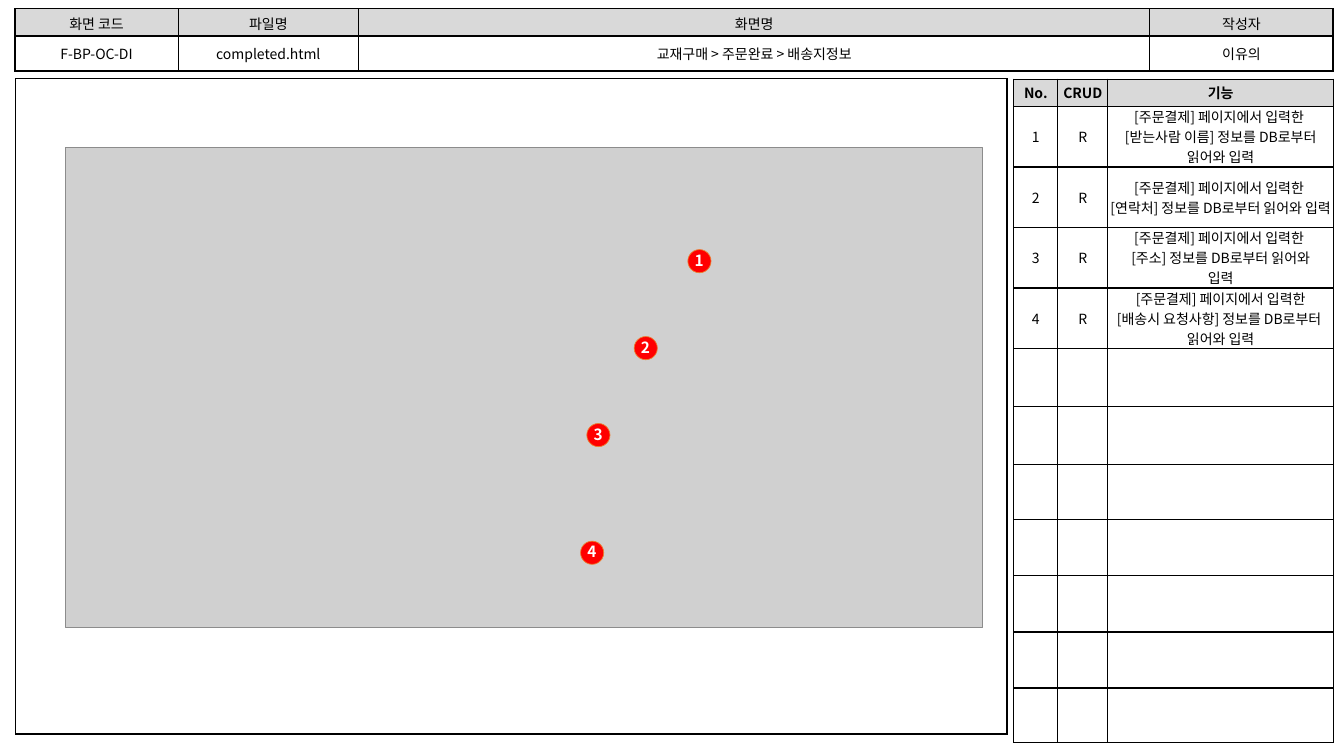
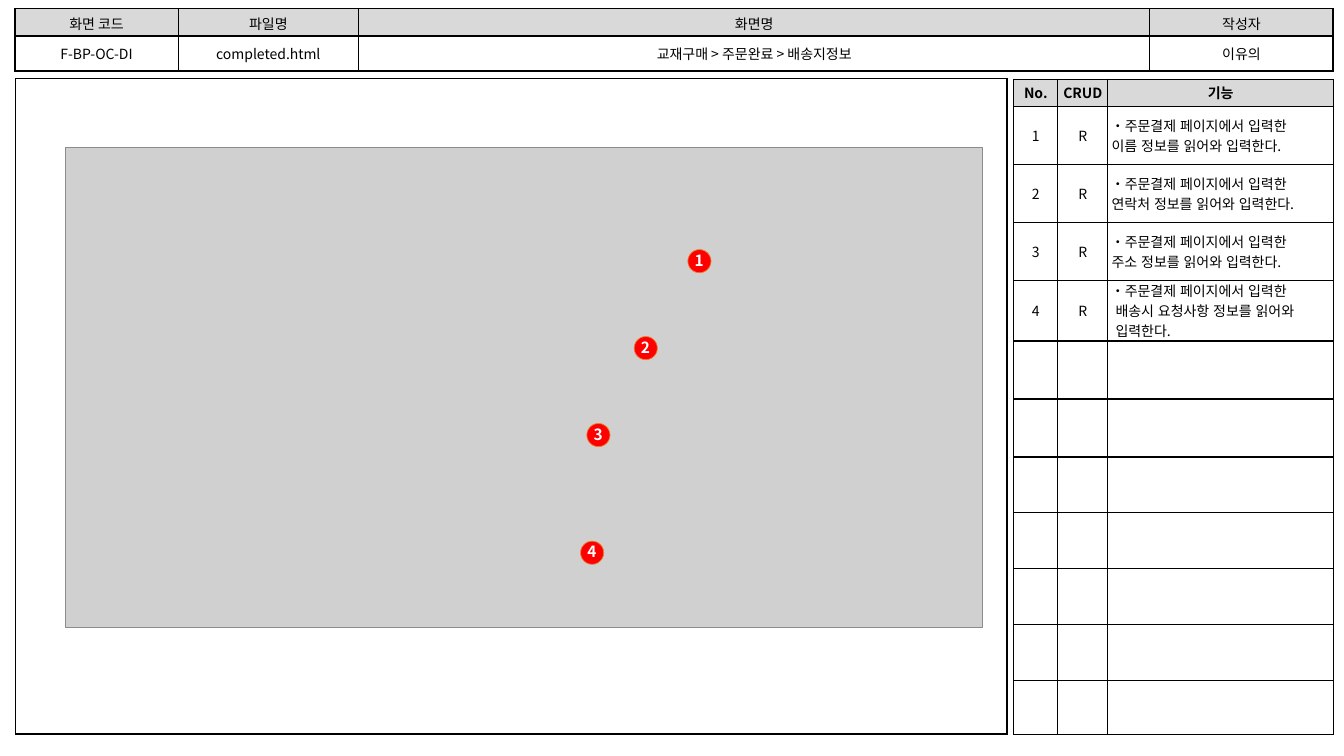
Before and after one commit to index506/cosmo6th_3thGroup, a slide deck: slide 8 of 3rd_Project/Member/Lee/기능,화면,테스트 문서/3th_Project_화면 설계도(이유의).pptx. Drawn at 1344x756 pixels with LibreOffice and Linux fonts; fonts in the diff are those of the drawing; grey boxes stand for pictures. Boxes give left, top, right and bottom in pixels: in the first picture for what was removed or moved away, otherwise in the second. Text is boxed around its words. In the diff, an @@ line names an element or a change of style, - is before the commit and + after.

```diff
--- a/3rd_Project/Member/Lee/기능,화면,테스트 문서/3th_Project_화면 설계도(이유의).pptx
+++ b/3rd_Project/Member/Lee/기능,화면,테스트 문서/3th_Project_화면 설계도(이유의).pptx
@@ table at (1014, 80, 1335, 733) @@
-row 2, column 3: [주문결제] 페이지에서 입력한 / [받는사람 이름] 정보를 DB로부터 읽어와 입력
+row 2, column 3: ・주문결제 페이지에서 입력한 / 이름 정보를 읽어와 입력한다.
-row 3, column 3: [주문결제] 페이지에서 입력한 / [연락처] 정보를 DB로부터 읽어와 입력
+row 3, column 3: ・주문결제 페이지에서 입력한 / 연락처 정보를 읽어와 입력한다.
-row 4, column 3: [주문결제] 페이지에서 입력한 / [주소] 정보를 DB로부터 읽어와 / 입력
+row 4, column 3: ・주문결제 페이지에서 입력한 / 주소 정보를 읽어와 입력한다.
-row 5, column 3: [주문결제] 페이지에서 입력한 / [배송시 요청사항] 정보를 DB로부터 / 읽어와 입력
+row 5, column 3: ・주문결제 페이지에서 입력한 / 배송시 요청사항 정보를 읽어와 / 입력한다.
```
Also in this commit, not shown: 8 other slides changed, 2 other files.
